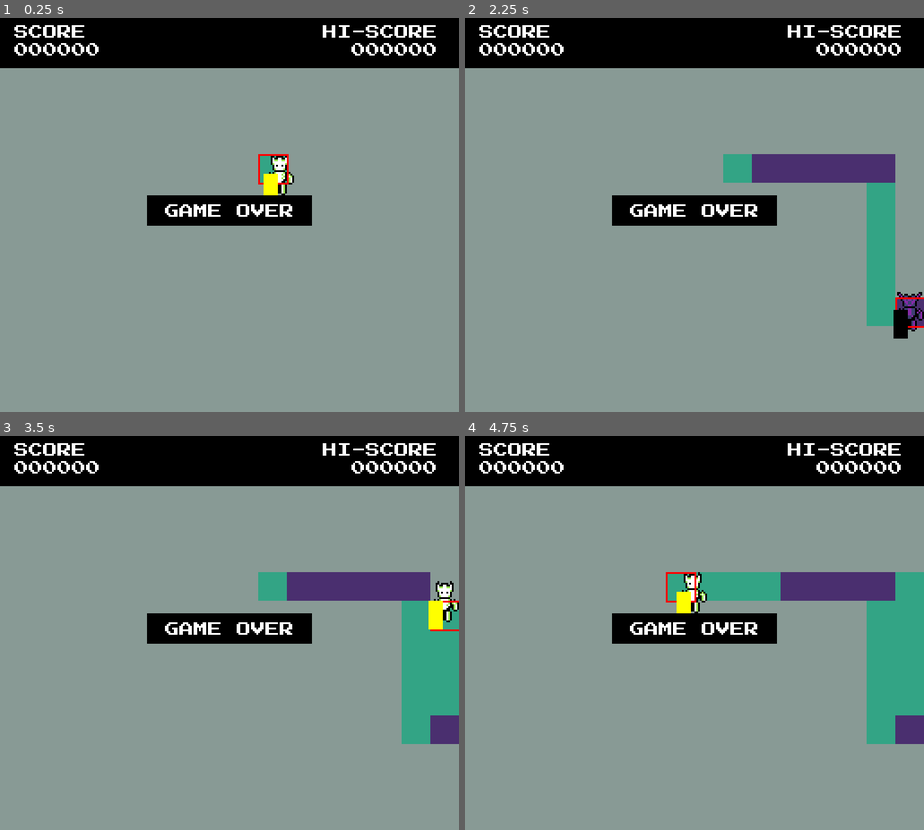
Above: before the commit, frames 1-4 (two rows, left to right).
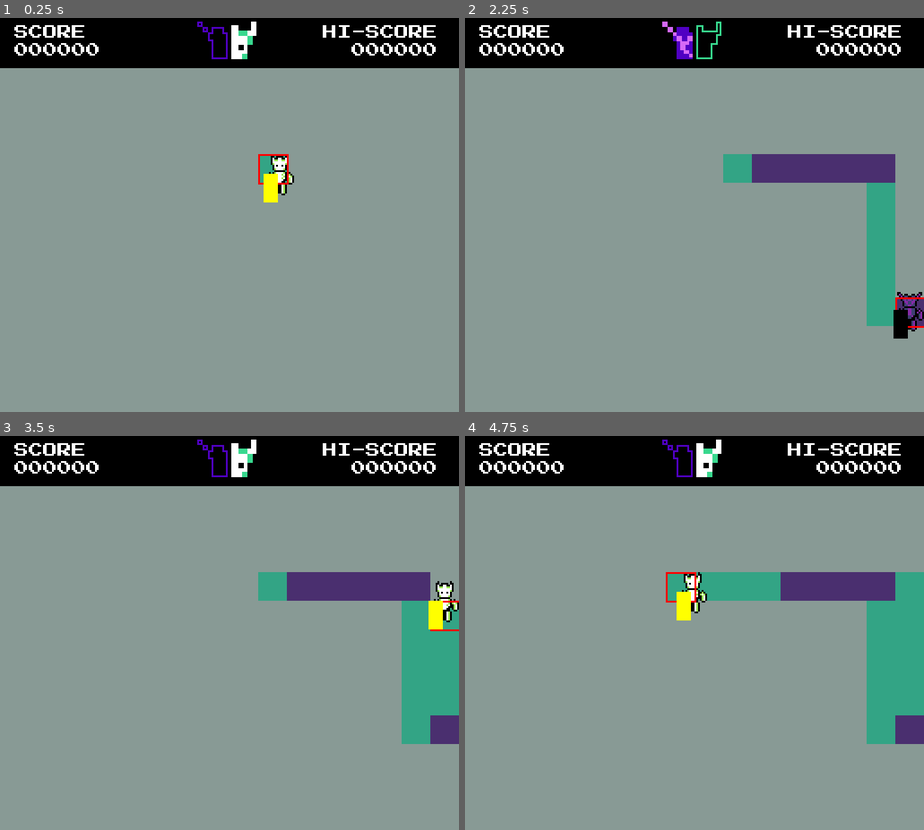
Above: after the commit, the same moments.

Repository: jduhking/replacer
Game: Godot game, scene res://game.tscn
Two runs of this game, one before a commit and one after it. Both use one fixed random seed, a clock stepped at 60 frames per second and the inputs below.
Inputs:
- Up to frame 1 (0.25 s): no input
- Up to frame 2 (2.25 s): tap Enter at 0.5 s; hold Right (ui_right) 0.53-1.28 s; tap X (toggle) at 0.6, 1.35, 2.1 s; hold Down (ui_down) 1.28-2.03 s; hold Right (ui_right) from 2.03 s (still down)
- Up to frame 3 (3.5 s): tap Space at 2.75 s; release Right (ui_right) at 2.78 s; hold Up (ui_up) from 2.78 s (still down); tap X (toggle) at 2.85 s
- Up to frame 4 (4.75 s): release Up (ui_up) at 3.53 s; hold Left (ui_left) from 3.53 s (still down); tap X (toggle) at 3.6, 4.35 s

The runs differ from the first frame. In frame 1, 3.2% of the frame differs, in the area x 32-68%, y 0-53%; in frame 2, 3.2%; in frame 3, 3.2%; in frame 4, 3.2%.

Commit message:
created UI indicator toggle

Diff:
--- /dev/null
+++ b/UI/ui_manager.gd
@@ -0,0 +1,26 @@
+extends Node
+
+@onready var game_over_label : Label = $CanvasLayer/GameOverLabel
+@onready var dark_mode_UI : TextureRect = $CanvasLayer/topBar/ColorRect/darkModeIndicator
+@onready var light_mode_UI : TextureRect = $CanvasLayer/topBar/ColorRect/lightModeIndicator
+# Called when the node enters the scene tree for the first time.
+
+var darkmode_texture_on : Texture2D = preload("res://UI/UI_res/tt-uidark-active.png")
+var darkmode_texture_off : Texture2D = preload("res://UI/UI_res/tt-uidark-empty.png")
+var lightmode_texture_on : Texture2D = preload("res://UI/UI_res/tt-uilight-active.png")
+var lightmode_texture_off : Texture2D = preload("res://UI/UI_res/tt-uilight-empty.png")
+#UI indicator images
+
+func _ready() -> void:
+	pass # Replace with function body.
+
+# Called every frame. 'delta' is the elapsed time since the previous frame.
+func _process(delta: float) -> void:
+	pass
+
+func set_gameover_label(visible : bool):
+	game_over_label.visible = visible
+
+func set_mode_indicator (is_light_mode : bool): #true = light mode
+	dark_mode_UI.texture = darkmode_texture_off if is_light_mode else darkmode_texture_on
+	light_mode_UI.texture = lightmode_texture_on if is_light_mode else lightmode_texture_off
--- a/ui_manager.tscn
+++ b/UI/ui_manager.tscn
@@ -1,15 +1,19 @@
-[gd_scene load_steps=3 format=3 uid="uid://boyeedfjdg2u5"]
+[gd_scene load_steps=5 format=3 uid="uid://boyeedfjdg2u5"]
 
-[ext_resource type="Script" uid="uid://x6elosubkp1h" path="res://ui_manager.gd" id="1_1r2qi"]
-[ext_resource type="FontFile" uid="uid://x2wt4saifcs6" path="res://PressStart2P-Regular.ttf" id="2_quu8p"]
+[ext_resource type="Script" uid="uid://x6elosubkp1h" path="res://UI/ui_manager.gd" id="1_1r2qi"]
+[ext_resource type="FontFile" uid="uid://x2wt4saifcs6" path="res://UI/UI_res/PressStart2P-Regular.ttf" id="2_quu8p"]
+[ext_resource type="Texture2D" uid="uid://bvyhq3crr5xxq" path="res://UI/UI_res/tt-uidark-empty.png" id="3_o4hg6"]
+[ext_resource type="Texture2D" uid="uid://bao71klavwvto" path="res://UI/UI_res/tt-uilight-active.png" id="4_o4hg6"]
 
 [node name="UIManager" type="Node2D"]
 script = ExtResource("1_1r2qi")
+metadata/_edit_vertical_guides_ = [128.0]
 
 [node name="CanvasLayer" type="CanvasLayer" parent="."]
 layer = 7
 
 [node name="GameOverLabel" type="Label" parent="CanvasLayer"]
+visible = false
 anchors_preset = 15
 anchor_right = 1.0
 anchor_bottom = 1.0
@@ -90,3 +94,33 @@
 theme_override_fonts/font = ExtResource("2_quu8p")
 theme_override_font_sizes/font_size = 8
 text = "000000 "
+
+[node name="darkModeIndicator" type="TextureRect" parent="CanvasLayer/topBar/ColorRect"]
+layout_mode = 1
+anchors_preset = 8
+anchor_left = 0.5
+anchor_top = 0.5
+anchor_right = 0.5
+anchor_bottom = 0.5
+offset_left = -22.0
+offset_top = -12.0
+offset_right = 2.0
+offset_bottom = 12.0
+grow_horizontal = 2
+grow_vertical = 2
+texture = ExtResource("3_o4hg6")
+
+[node name="lightModeIndicator" type="TextureRect" parent="CanvasLayer/topBar/ColorRect"]
+layout_mode = 1
+anchors_preset = 8
+anchor_left = 0.5
+anchor_top = 0.5
+anchor_right = 0.5
+anchor_bottom = 0.5
+offset_left = -4.0
+offset_top = -12.0
+offset_right = 20.0
+offset_bottom = 12.0
+grow_horizontal = 2
+grow_vertical = 2
+texture = ExtResource("4_o4hg6")
--- a/player.gd
+++ b/player.gd
@@ -58,10 +58,14 @@
 
 	was_moving = is_moving
 
+func switch_paint():
+	paint = GameManager.PAINT.YELLOW if paint == GameManager.PAINT.BLACK else GameManager.PAINT.BLACK
+	UIManager.set_mode_indicator(paint == GameManager.PAINT.YELLOW)
+
 func paint_floor():
 	var tilemap = GameManager.tiles
 	if Input.is_action_just_pressed("toggle"):
-		paint = GameManager.PAINT.YELLOW if paint == GameManager.PAINT.BLACK else GameManager.PAINT.BLACK
+		switch_paint()
 	var tilemap_position = tilemap.local_to_map(position)
 	var tile_source_id = tilemap.get_cell_source_id(tilemap_position)
 
--- a/project.godot
+++ b/project.godot
@@ -18,7 +18,7 @@
 [autoload]
 
 GameManager="*res://game_manager.tscn"
-UIManager="*res://ui_manager.tscn"
+UIManager="*res://UI/ui_manager.tscn"
 
 [display]
 
--- a/ui_manager.gd
+++ /dev/null
@@ -1,14 +0,0 @@
-extends Node
-
-@onready var game_over_label : Label = $CanvasLayer/GameOverLabel
-# Called when the node enters the scene tree for the first time.
-func _ready() -> void:
-	pass # Replace with function body.
-
-
-# Called every frame. 'delta' is the elapsed time since the previous frame.
-func _process(delta: float) -> void:
-	pass
-
-func set_gameover_label(visible : bool):
-	game_over_label.visible = visible
Renamed: PressStart2P-Regular.ttf -> UI/UI_res/PressStart2P-Regular.ttf
Not shown, changed: UI/UI_res/PressStart2P-Regular.ttf.import
Renamed: nintendo-nes-font.otf -> UI/UI_res/nintendo-nes-font.otf
Not shown, changed: UI/UI_res/nintendo-nes-font.otf.import
Binary file added: UI/UI_res/tt-uidark-active.png
Not shown, added: UI/UI_res/tt-uidark-active.png.import
Binary file added: UI/UI_res/tt-uidark-empty.png
Not shown, added: UI/UI_res/tt-uidark-empty.png.import
Binary file added: UI/UI_res/tt-uilight-active.png
Not shown, added: UI/UI_res/tt-uilight-active.png.import
Binary file added: UI/UI_res/tt-uilight-empty.png
Not shown, added: UI/UI_res/tt-uilight-empty.png.import
(and 1 more such lines)
